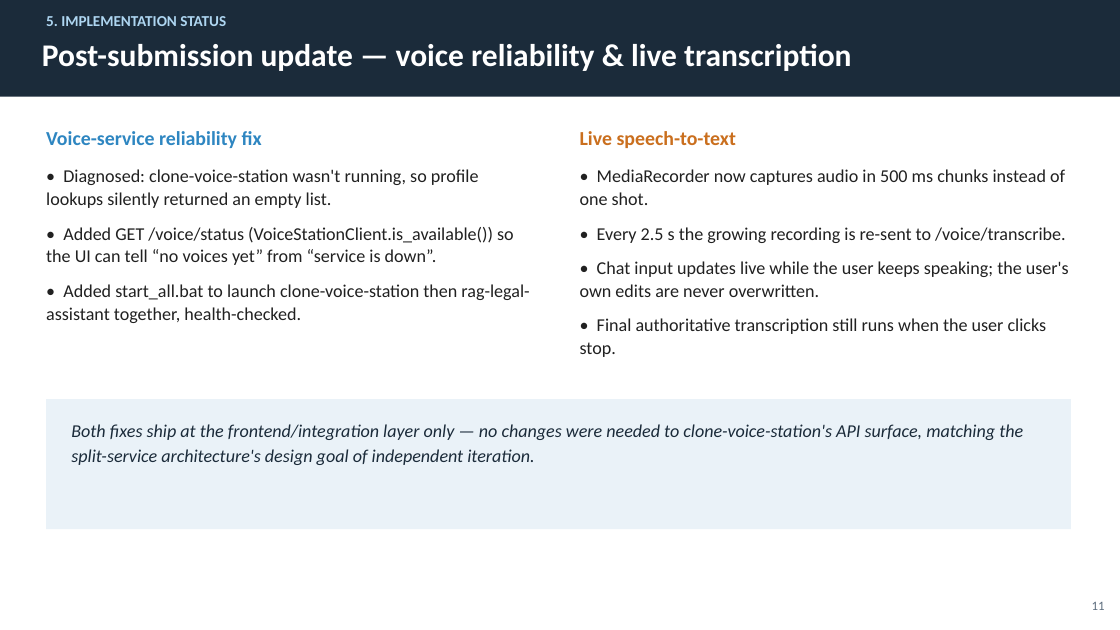
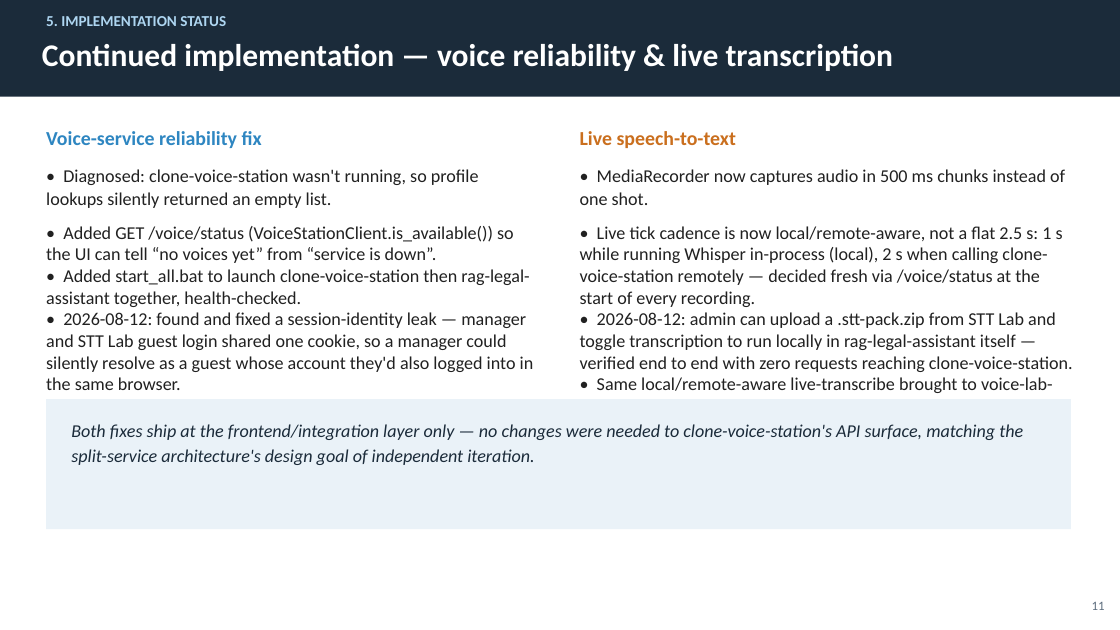
Before and after one commit to BaoNHN/rag-legal-assistant-voice, a slide deck: slide 11 of Thesis_Defense_24MSE23204.pptx. Drawn at 1120x630 pixels with LibreOffice and Linux fonts; fonts in the diff are those of the drawing. Boxes give left, top, right and bottom in pixels: in the first picture for what was removed or moved away, otherwise in the second. Text is boxed around its words. In the diff, an @@ line names an element or a change of style, - is before the commit and + after.

```diff
--- a/Thesis_Defense_24MSE23204.pptx
+++ b/Thesis_Defense_24MSE23204.pptx
@@ text at box(42, 44, 894, 71): text changed @@
-Post-submission update — voice reliability & live transcription
+Continued implementation — voice reliability & live transcription
@@ text at box(46, 226, 529, 307): line spacing 1.05 to 1; less space between paragraphs @@
@@ text at box(580, 226, 1073, 393): text changed @@
-• Every 2.5 s the growing recording is re-sent to /voice/transcribe.
-• Chat input updates live while the user keeps speaking; the user's own edits are never overwritten.
-• Final authoritative transcription still runs when the user clicks stop.
+• Live tick cadence is now local/remote-aware, not a flat 2.5 s: 1 s while running Whisper in-process (local), 2 s when calling clone-voice-station remotely — decided fresh via /voice/status at the start of every recording.
+• 2026-08-12: admin can upload a .stt-pack.zip from STT Lab and toggle transcription to run locally in rag-legal-assistant itself — verified end to end with zero requests reaching clone-voice-station.
+• Same local/remote-aware live-transcribe brought to voice-lab-example's main chat demo the same day, closing the gap with its own /compare page.
@@ text at box(46, 312, 534, 390): paragraph added @@
+• 2026-08-12: found and fixed a session-identity leak — manager and STT Lab guest login shared one cookie, so a manager could silently resolve as a guest whose account they'd also logged into in the same browser.
```
Also in this commit, not shown: 1 other slide changed, 13 other files.
